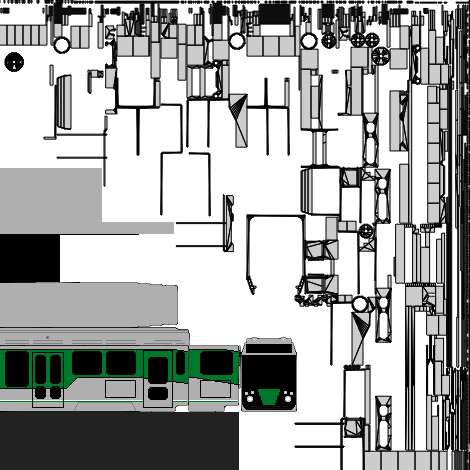
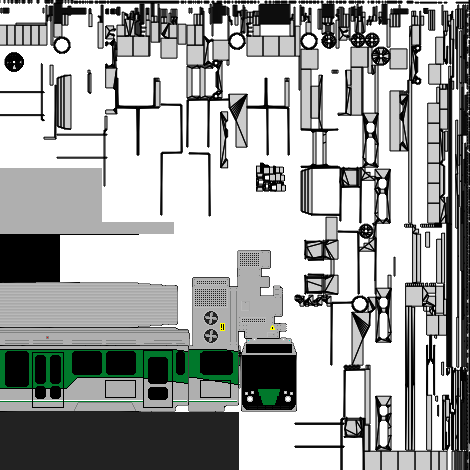
Layer changes from the first (470, 470) image to the second:
added layer "Roof" above "Solid Colors" over box(0, 251, 296, 346)
painted on "Dropped Buffer" over box(0, 0, 470, 451)
